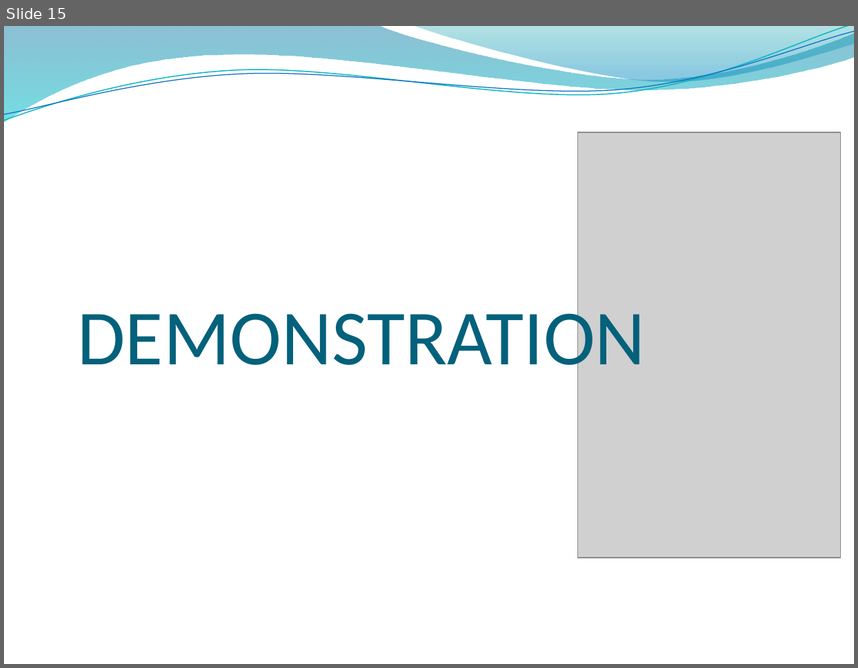
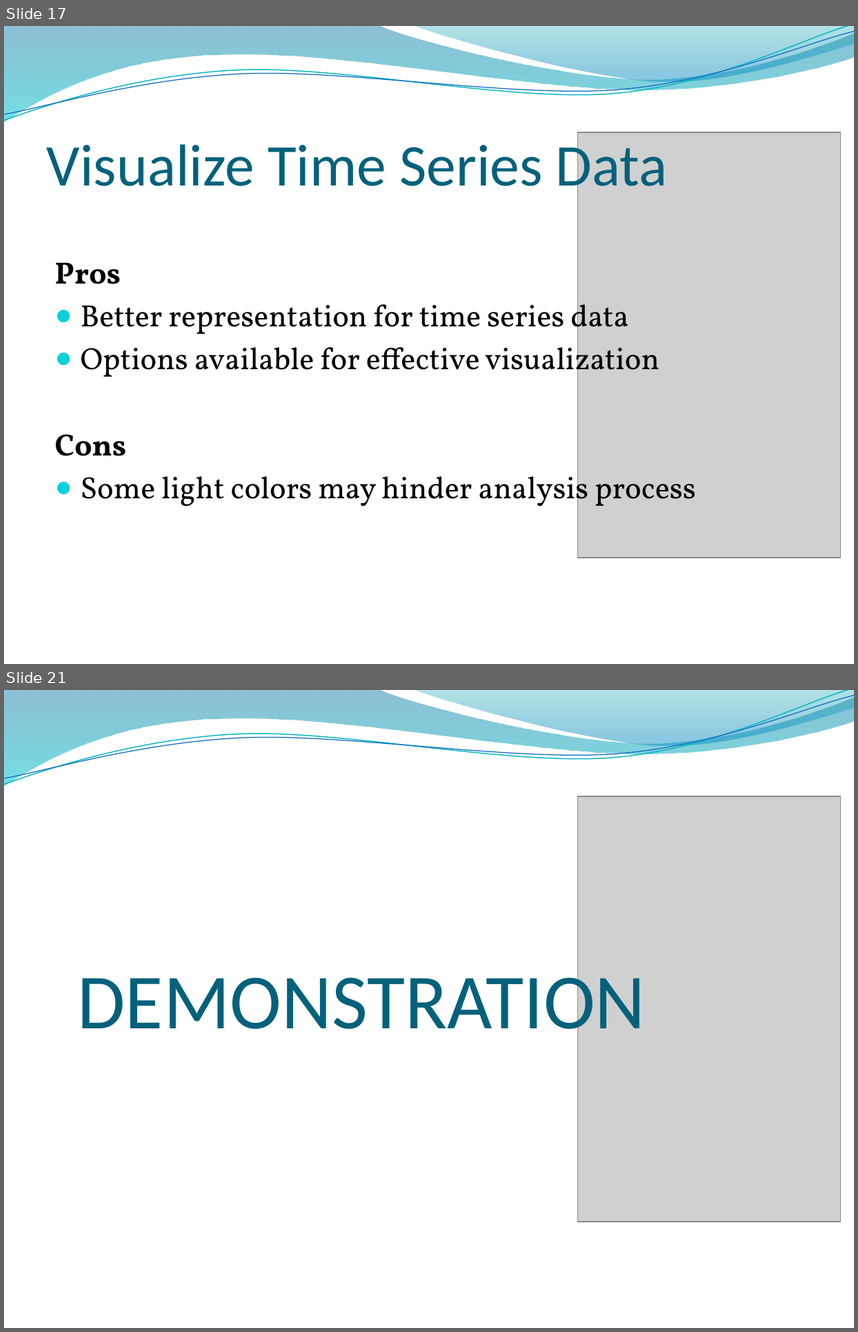
Before and after one commit to linn24/FYP, a slide deck: Documentation/FYP_Oral.pptx. Shown one above the other, each under a label of ours: slide 15 before the commit, slides 17 and 21 after it; the slides between them are not shown. The pictures are 858x668 and 858x1332 pixels, drawn with LibreOffice and Linux fonts; fonts in the diff are those of the drawing; grey boxes stand for pictures; background and template pictures are left out. Boxes give left, top, right and bottom in pixels: in the first picture for what was removed or moved away, otherwise in the second. Text is boxed around its words. In the diff, an @@ line names an element or a change of style, - is before the commit and + after.

```diff
--- a/Documentation/FYP_Oral.pptx
+++ b/Documentation/FYP_Oral.pptx
@@ slide 17 added at <box>4,26,854,664</box>, background picture (left out); not listed: 4 template elements that a slide beside it also shows @@
@@ title added at <box>47,136,667,199</box>, 50 pt, text #04617B @@
+Visualize Time Series Data
@@ picture added at <box>578,132,840,557</box> @@
@@ text added at <box>55,262,696,512</box>, 26 pt, text #000000 @@
+Pros
+● Better representation for time series data
+● Options available for effective visualization
+Cons
+● Some light colors may hinder analysis process
@@ what was slide 15 is now slide 21 @@
```
Also in this commit, not shown: 11 slides changed, 2 other slides added.
